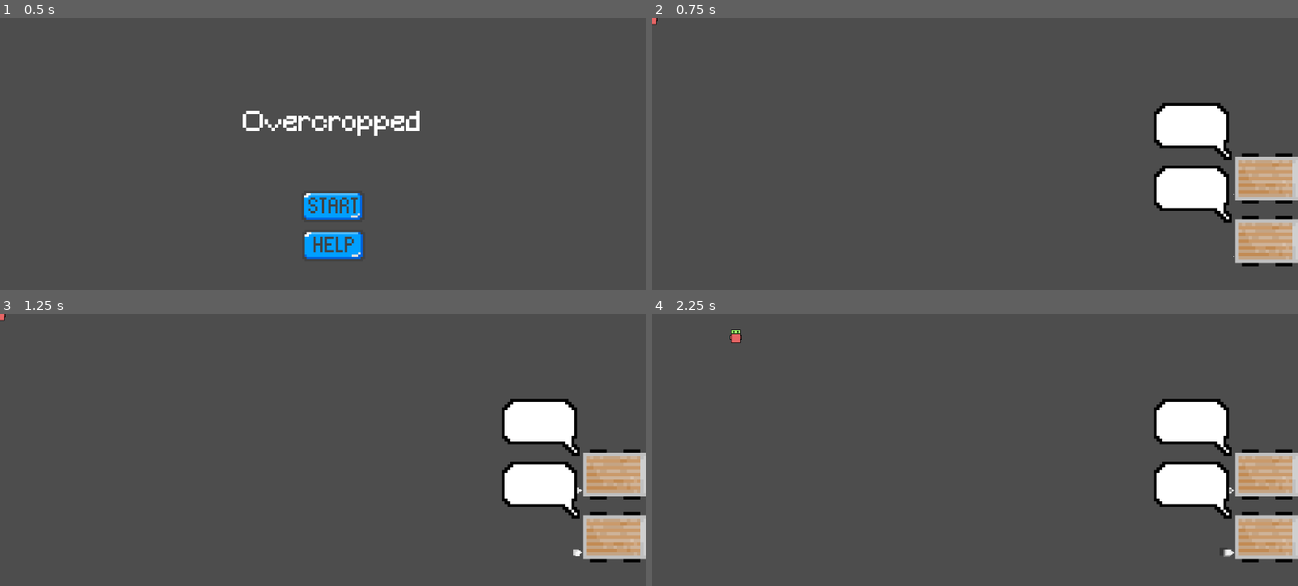
Above: before the commit, frames 1-4 (two rows, left to right).
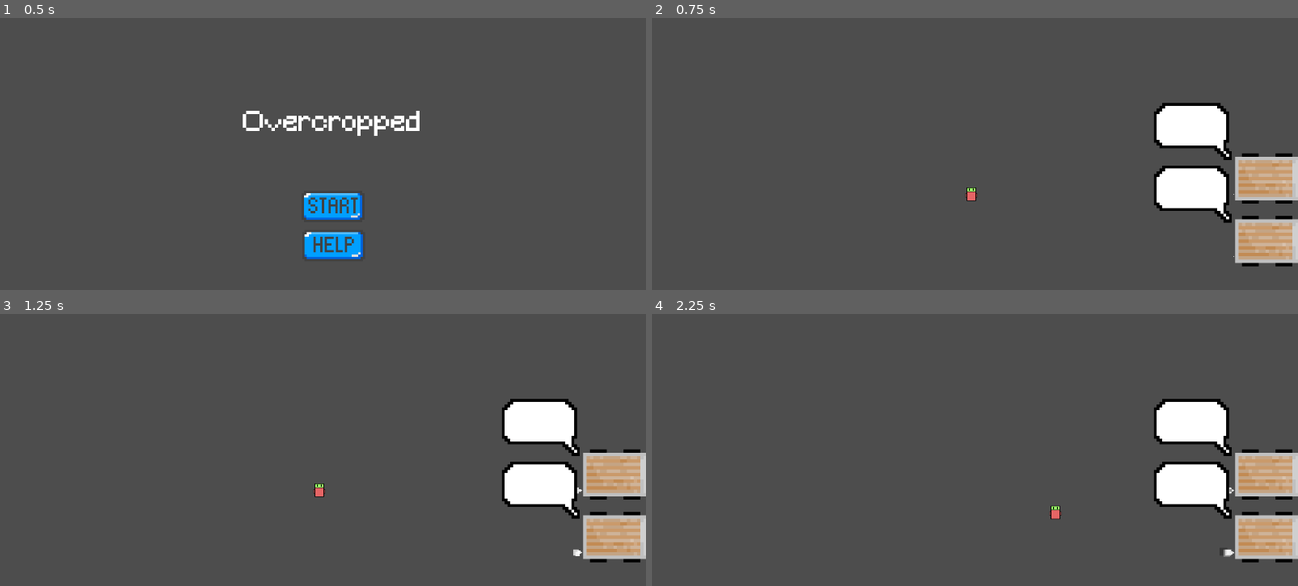
Above: after the commit, the same moments.

Repository: Bratah123/NewYearNewSkillsJam
Game: Godot game, scene res://game/main_menu.tscn
Same seed, same stepped clock (60 frames per second), same inputs: the game is played once before the commit and once after it.
Inputs (mouse positions are in pixels of both pictures, inside the frame that each line leads up to):
- Up to frame 1 (0.5 s): no input
- Up to frame 2 (0.75 s): click (987, 205) at 0.5 s
- Up to frame 3 (1.25 s): no input
- Up to frame 4 (2.25 s): tap Enter at 1.25 s; hold D (right) 1.28-2.03 s; hold S (down) from 2.03 s (still down)

Frame 1 is identical in both runs. In frame 2, 0.1% of the frame differs, in the area x 0-51%, y 0-68%; in frame 3, 0.1%; in frame 4, 0.2%, in the area x 12-64%, y 5-76%.

Commit message:
FEAT: Move character to middle in game scene

Diff:
--- a/game/game.tscn
+++ b/game/game.tscn
@@ -6,6 +6,7 @@
 [node name="Game" type="Node2D"]
 
 [node name="Player" parent="." instance=ExtResource("2_ra5ri")]
+position = Vector2(570, 315)
 
 [node name="Truck" parent="." instance=ExtResource("1_a5mrr")]
 position = Vector2(1124, 284)
